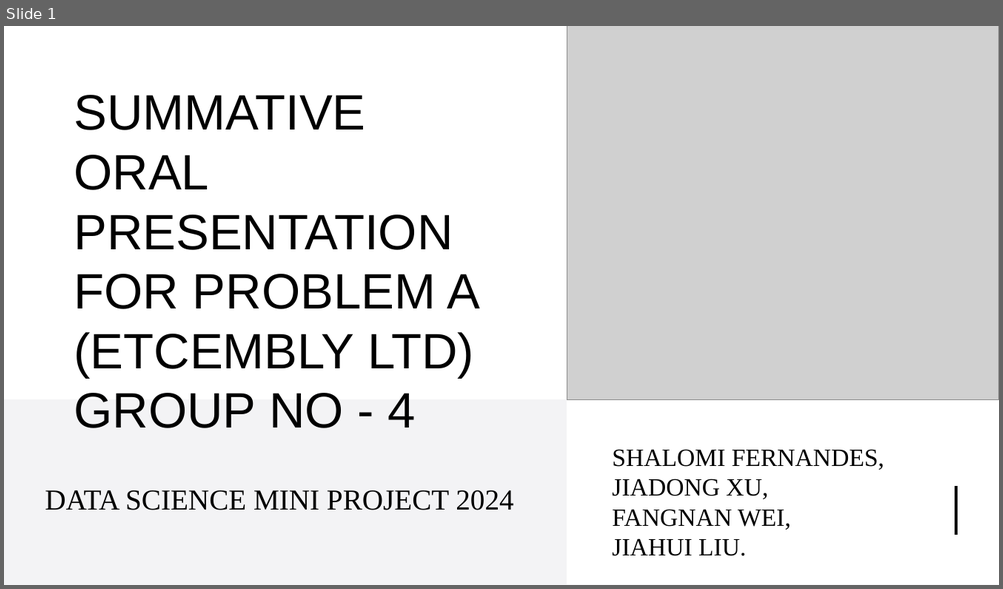
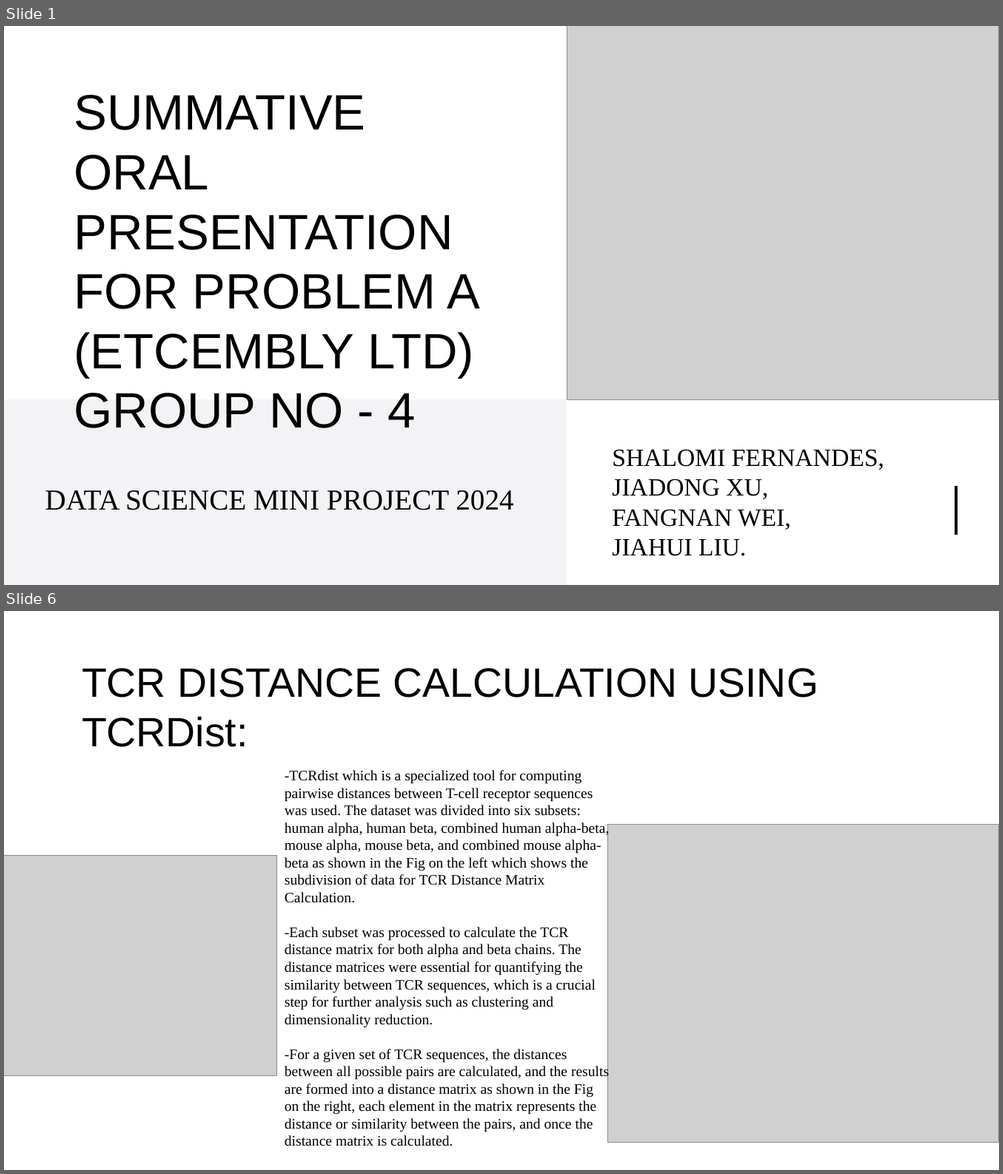
Before and after one commit to UoB-DSMP-2023-24/dsmp-2024-group4, a slide deck: summative presentation/Summative Oral Presentation-Group 4.pptx. Shown one above the other, each under a label of ours: slide 1 before the commit, slides 1 and 6 after it; the slides between them are not shown. The pictures are 1003x589 and 1003x1174 pixels, drawn with LibreOffice and Linux fonts; fonts in the diff are those of the drawing; grey boxes stand for pictures. Boxes give left, top, right and bottom in pixels: in the first picture for what was removed or moved away, otherwise in the second. Text is boxed around its words. In the diff, an @@ line names an element or a change of style, - is before the commit and + after.

```diff
--- a/summative presentation/Summative Oral Presentation-Group 4.pptx
+++ b/summative presentation/Summative Oral Presentation-Group 4.pptx
@@ slide 6 added at (4, 611, 999, 1170), background #FFFFFF @@
@@ rectangle added at (4, 611, 999, 1170), fill #FFFFFF @@
@@ rectangle added at (4, 611, 999, 818), fill #FFFFFF @@
@@ title added at (82, 668, 818, 747), 39.6 pt, text #000000 @@
+TCR DISTANCE CALCULATION USING TCRDist:
@@ text added at (284, 770, 609, 1147), 14 pt, text #000000 @@
+-TCRdist which is a specialized tool for computing pairwise distances between T-cell receptor sequences was used. The dataset was divided into six subsets: human alpha, human beta, combined human alpha-beta, mouse alpha, mouse beta, and combined mouse alpha-beta as shown in the Fig on the left which shows the subdivision of data for TCR Distance Matrix Calculation.
+-Each subset was processed to calculate the TCR distance matrix for both alpha and beta chains. The distance matrices were essential for quantifying the similarity between TCR sequences, which is a crucial step for further analysis such as clustering and dimensionality reduction.
+-For a given set of TCR sequences, the distances between all possible pairs are calculated, and the results are formed into a distance matrix as shown in the Fig on the right, each element in the matrix represents the distance or similarity between the pairs, and once the distance matrix is calculated.
@@ picture added at (608, 824, 999, 1143) @@
@@ picture added at (4, 856, 277, 1076) @@
```
Also in this commit, not shown: 3 slides changed, 16 other slides added, 8 slides removed, 1 other file.
